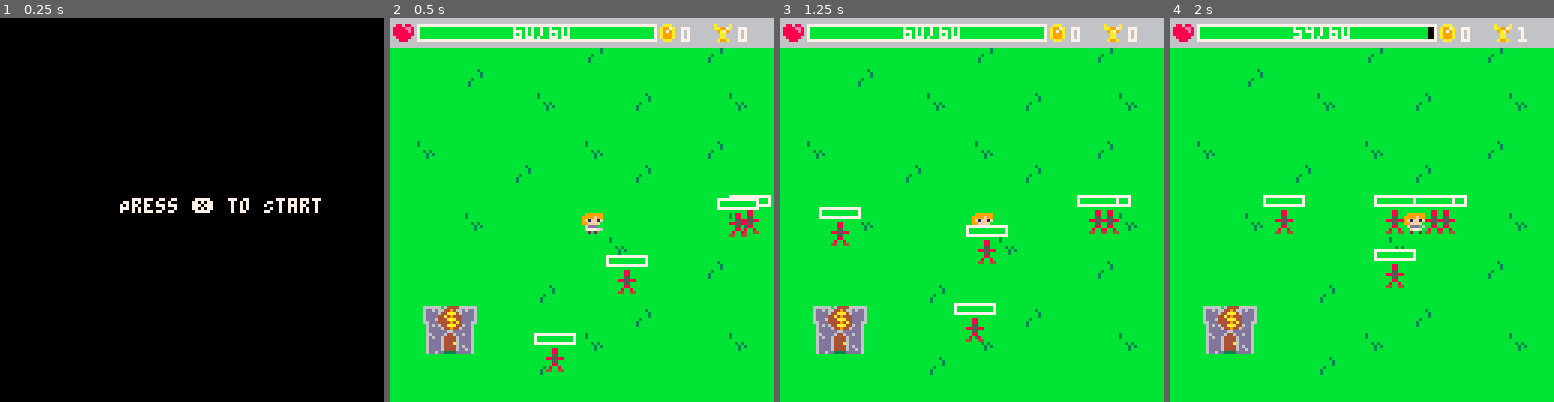
Above: before the commit, frames 1-4 (left to right).
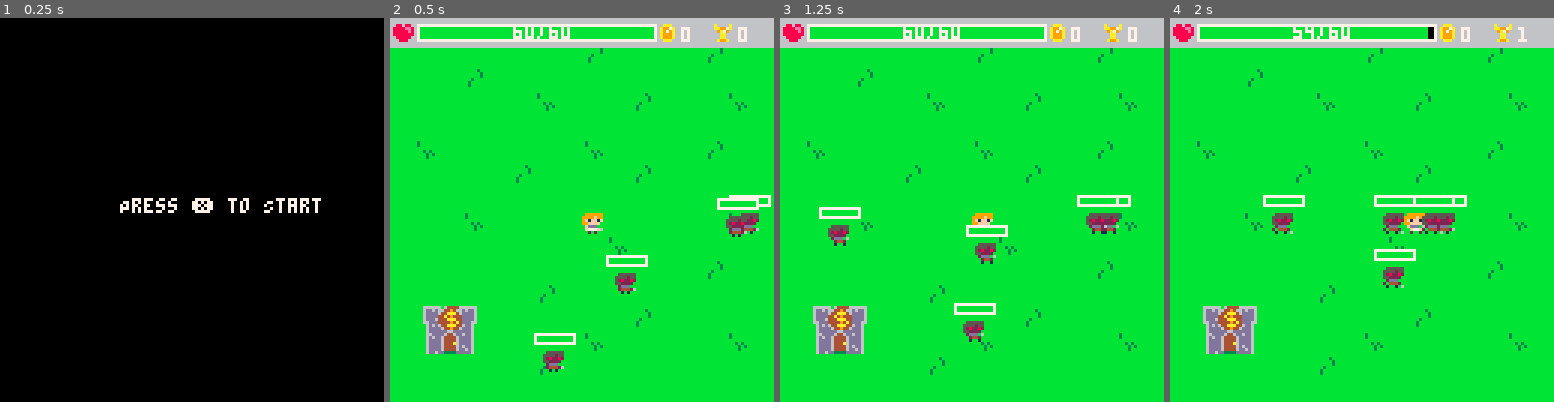
Above: after the commit, the same moments.

Repository: PancakedRivet/last-minute-hero
Game: PICO-8 cartridge last-minute-hero.p8
The game is run twice, just before and just after one commit, with the same random seed, the same clock (stepped at 60 frames per second) and the same inputs.
Inputs:
- Up to frame 1 (0.25 s): no input
- Up to frame 2 (0.5 s): tap X (X key) at 0.33 s
- Up to frame 3 (1.25 s): tap O (Z key) at 0.7 s; tap X (X key) at 1.07 s
- Up to frame 4 (2 s): hold Right from 1.6 s (still down); tap O (Z key) at 1.7 s; tap X (X key) at 1.85 s

Frame 1 is identical in both runs. In frame 2, 0.9% of the frame differs, in the area x 39-97%, y 50-93%; in frame 3, 1.1%; in frame 4, 1.1%, in the area x 26-75%, y 50-71%.

Commit message:
Enemies now have a walking animation

Diff:
--- a/last-minute-hero.p8
+++ b/last-minute-hero.p8
@@ -20,22 +20,22 @@
 0070070000000000008880000aaa0000444494a4d644446dd640006dbbbb6ddd6dd6bbbbbb3bbbbbbbbbbbbbbbbb3b3b00000000000000000000000000000000
 00000000000000000000000000000000644aaa44d644446dd640006dbbbb6dddd6d6bbbbbb3bbbbbbbbbbbbbbbbb3bbb00000000000000000000000000000000
 00000000000000000000000000000000d6449446dd3333dddd4333ddbbbb6dd6ddd6bbbbbbbbbbbbbbbbbbbbbbbbbbbb00000000000000000000000000000000
-000000000008800000000000a0000a00000000000000000000000000bbb6666666666bbb00000000000000000000000000000000000000000000000000000000
-000000000008800000000000aa997a00000000000000000000000000bbb6dd6dd6dd6bbb00000000000000000000000000000000000000000000000000000000
-00000000000550000000000009a79000000000000000000000000000bbb6dddddddd6bbb00000000000000000000000000000000000000000000000000000000
-00000000088558800000000000aa0000000000000000000000000000bbb6dddddddd6bbb00000000000000000000000000000000000000000000000000000000
-00000000000550000000000000aa0000000000000000000000000000bbb6ddd6dddd6bbb00000000000000000000000000000000000000000000000000000000
-0000000000088000000000000a99a000000000000000000000000000bbb66dddddd66bbb00000000000000000000000000000000000000000000000000000000
-00000000008008000000000000000000000000000000000000000000bbbb6d6d6dd6bbbb00000000000000000000000000000000000000000000000000000000
-00000000044004400000000000000000000000000000000000000000bbbb6dddddd6bbbb00000000000000000000000000000000000000000000000000000000
+000000000000000000000000a0000a00000000000000000000000000bbb6666666666bbb00000000000000000000000000000000000000000000000000000000
+000000000000000000000000aa997a00000000000000000000000000bbb6dd6dd6dd6bbb00000000000000000000000000000000000000000000000000000000
+00000000000000000000000009a79000000000000000000000000000bbb6dddddddd6bbb00000000000000000000000000000000000000000000000000000000
+00000000000000000000000000aa0000000000000000000000000000bbb6dddddddd6bbb00000000000000000000000000000000000000000000000000000000
+00000000000000000000000000aa0000000000000000000000000000bbb6ddd6dddd6bbb00000000000000000000000000000000000000000000000000000000
+0000000000000000000000000a99a000000000000000000000000000bbb66dddddd66bbb00000000000000000000000000000000000000000000000000000000
+00000000000000000000000000000000000000000000000000000000bbbb6d6d6dd6bbbb00000000000000000000000000000000000000000000000000000000
+00000000000000000000000000000000000000000000000000000000bbbb6dddddd6bbbb00000000000000000000000000000000000000000000000000000000
 00000000000000000000000000000000000000000000000000000000000000000000000000000000000000000000000000000000000000000000000000000000
-00000000000000000000000000000000000000000000000000000000000000000000000000000000000000000000000000000000000000000000000000000000
-00000000000000000000000000000000000000000000000000000000000000000000000000000000000000000000000000000000000000000000000000000000
-00000000000000000000000000000000000000000000000000000000000000000000000000000000000000000000000000000000000000000000000000000000
-00000000000000000000000000000000000000000000000000000000000000000000000000000000000000000000000000000000000000000000000000000000
-00000000000000000000000000000000000000000000000000000000000000000000000000000000000000000000000000000000000000000000000000000000
-00000000000000000000000000000000000000000000000000000000000000000000000000000000000000000000000000000000000000000000000000000000
-00000000000000000000000000000000000000000000000000000000000000000000000000000000000000000000000000000000000000000000000000000000
+05555550055555500555555005555550000000000000000000000000000000000000000000000000000000000000000000000000000000000000000000000000
+55552550555525505555255055552550000000000000000000000000000000000000000000000000000000000000000000000000000000000000000000000000
+52822820528228205282282052822820000000000000000000000000000000000000000000000000000000000000000000000000000000000000000000000000
+55222200552222005522220055222200000000000000000000000000000000000000000000000000000000000000000000000000000000000000000000000000
+02ddd00002ddd06002ddd00002ddd000000000000000000000000000000000000000000000000000000000000000000000000000000000000000000000000000
+02444260002442000244426020444200000000000000000000000000000000000000000000000000000000000000000000000000000000000000000000000000
+00101000001001000010100001001060000000000000000000000000000000000000000000000000000000000000000000000000000000000000000000000000
 00000000000000000000000000000000000000000000000000000000000000000000000000000000000000000000000000000000000000000000000000000000
 09999990099999900999999009999990000000000000000000000000000000000000000000000000000000000000000000000000000000000000000000000000
 9999f9909999f9909999f9909999f990000000000000000000000000000000000000000000000000000000000000000000000000000000000000000000000000
--- a/scripts/enemy.lua
+++ b/scripts/enemy.lua
@@ -1,3 +1,6 @@
+enemy_animation_sprites_walk = {32,33,34,35}
+enemy_animation_frames_per_sprite = 8
+
 function update_enemies()
     -- Placeholder for enemy update logic
     if count(enemies) < max_enemies then
@@ -16,6 +19,8 @@
         elseif enemy.y > player.y then
             enemy.y -= enemy.speed
         end
+        -- Update enemy animations
+        update_animation_walk(enemy, #enemy_animation_sprites_walk, enemy_animation_frames_per_sprite)
     end
 end
 
@@ -29,7 +34,9 @@
         max_health = 20,
         speed = 1,
         attack = 1,
-        attacked = false
+        attacked = false,
+        animation_idx = 1,
+        animation_tick = 0
     }
     return enemy
 end
@@ -38,6 +45,6 @@
 function draw_enemies(_enemies)
     for enemy in all(_enemies) do
         draw_status_bar(enemy.health, enemy.max_health, enemy.x - 3, enemy.y - 5, enemy.x + 8, enemy.y - 4)
-        spr(game_sprites.enemy, enemy.x, enemy.y)
+        spr(enemy_animation_sprites_walk[enemy.animation_idx], enemy.x, enemy.y)
     end
 end
--- a/scripts/game.lua
+++ b/scripts/game.lua
@@ -7,7 +7,6 @@
 
 game_sprites = {
     health = 2,
-    enemy = 17,
     coin = 3,
     score = 19
 }
@@ -41,3 +40,15 @@
         spr(coin.sp, coin.x, coin.y)
     end
 end
+
+-- Update walk animation for a character like the hero or enemy
+function update_animation_walk(_character, _animation_sprite_count, _animation_frames_per_sprite)
+    _character.animation_tick += 1
+    if _character.animation_tick >= _animation_frames_per_sprite then
+        _character.animation_tick = 0
+        _character.animation_idx += 1
+        if _character.animation_idx > _animation_sprite_count then
+            _character.animation_idx = 1
+        end
+    end
+end
--- a/scripts/player.lua
+++ b/scripts/player.lua
@@ -1,3 +1,6 @@
+player_animation_sprites_walk = {48, 49, 50, 51}
+player_animation_frames_per_sprite = 6
+
 function new_player()
     local player = {
         sp = 48,
@@ -6,10 +9,7 @@
         sp_flipx = false,
         sp_flipy = false,
         animation_idx = 1,
-        animation_sprites_walk = {48, 49, 50, 51},
-        animation_frames_per_sprite = 6,
         animation_tick = 0,
-        animation_sprite_rest = 48,
         speed = 2,
         health = 60,
         max_health = 60,
@@ -65,20 +65,9 @@
     end
 
     if _update_animation_walk then
-        update_animation_walk(_player)
+        update_animation_walk(_player, #player_animation_sprites_walk, player_animation_frames_per_sprite)
     else
         _player.animation_idx = 1
-    end
-end
-
-function update_animation_walk(_player)
-    _player.animation_tick += 1
-    if _player.animation_tick >= _player.animation_frames_per_sprite then
-        _player.animation_tick = 0
-        _player.animation_idx += 1
-        if _player.animation_idx > #_player.animation_sprites_walk then
-            _player.animation_idx = 1
-        end
     end
 end
 
@@ -121,7 +110,7 @@
 end
 
 function draw_player(_player)
-    spr(_player.animation_sprites_walk[_player.animation_idx], _player.x, _player.y, 1, 1, _player.sp_flipx, _player.sp_flipy)
+    spr(player_animation_sprites_walk[_player.animation_idx], _player.x, _player.y, 1, 1, _player.sp_flipx, _player.sp_flipy)
 end
 
 function timer_health_tick(_player, _game_duration_max_secs)
